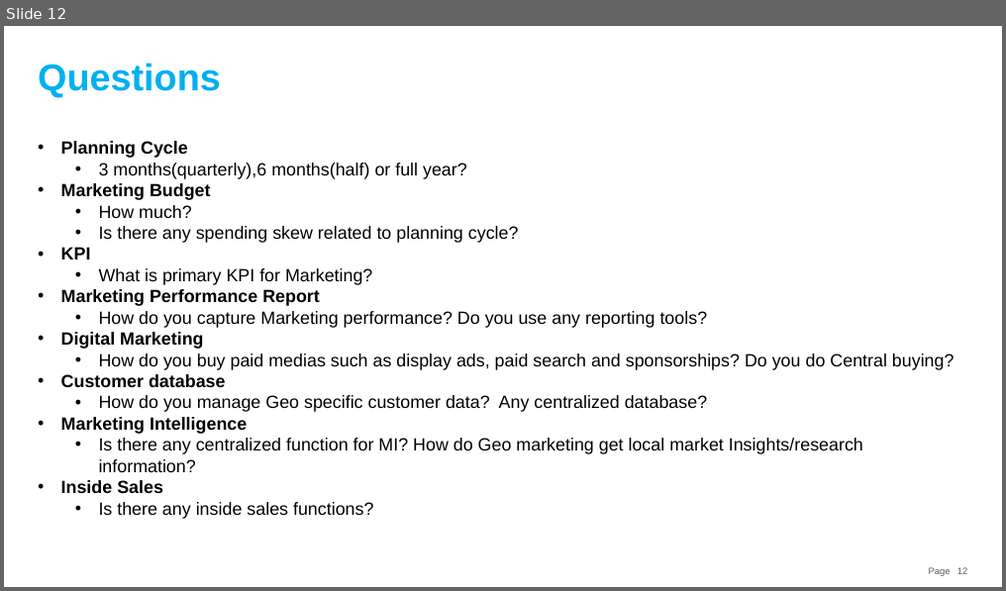
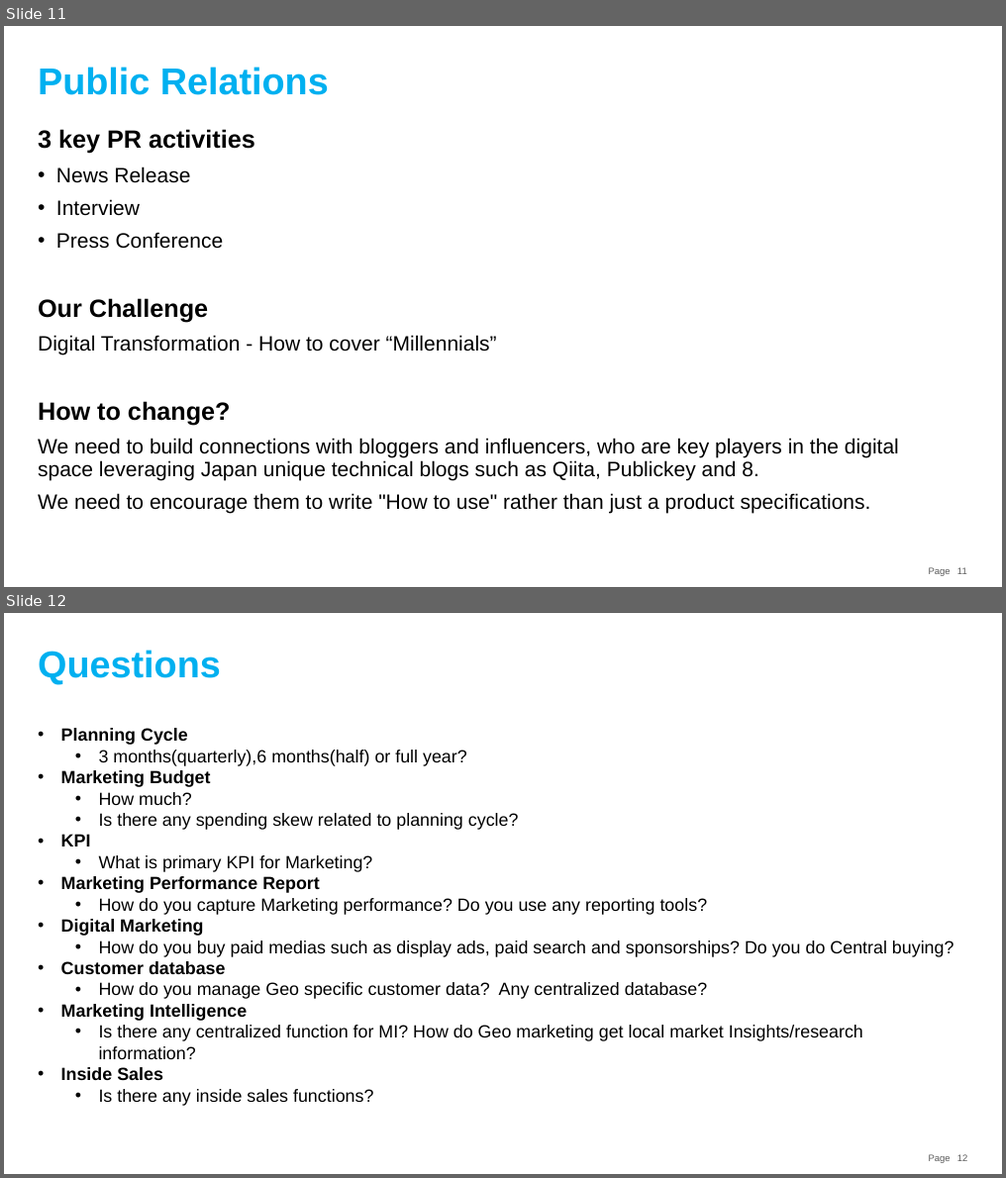
Before and after one commit to souebina/GitHub-Japan-Marketing-Plan, a slide deck: GitHub Japan Marketing Strategy.pptx. Shown one above the other, each under a label of ours: slide 12 before the commit, slides 11 and 12 after it. The pictures are 1006x591 and 1006x1178 pixels, drawn with LibreOffice and Linux fonts; fonts in the diff are those of the drawing. Boxes give left, top, right and bottom in pixels: in the first picture for what was removed or moved away, otherwise in the second. Text is boxed around its words. In the diff, an @@ line names an element or a change of style, - is before the commit and + after.

Commit message:
add PR pitch

```diff
--- a/GitHub Japan Marketing Strategy.pptx
+++ b/GitHub Japan Marketing Strategy.pptx
@@ slide 11 added at bbox=[4, 26, 1002, 587], background #FFFFFF; not listed: 2 template elements that a slide beside it also shows @@
@@ text added at bbox=[38, 67, 329, 95], 36 pt, text #00B0F0, bold @@
+  Public Relations
@@ text added at bbox=[38, 129, 899, 513], 20 pt, text #000000 @@
+3 key PR activities
+• News Release
+• Interview
+• Press Conference
+Our Challenge
+Digital Transformation - How to cover “Millennials”
+How to change?
+We need to build connections with bloggers and influencers, who are key players in the digital space leveraging Japan unique technical blogs such as Qiita, Publickey and 8.
+We need to encourage them to write "How to use" rather than just a product specifications.
```
